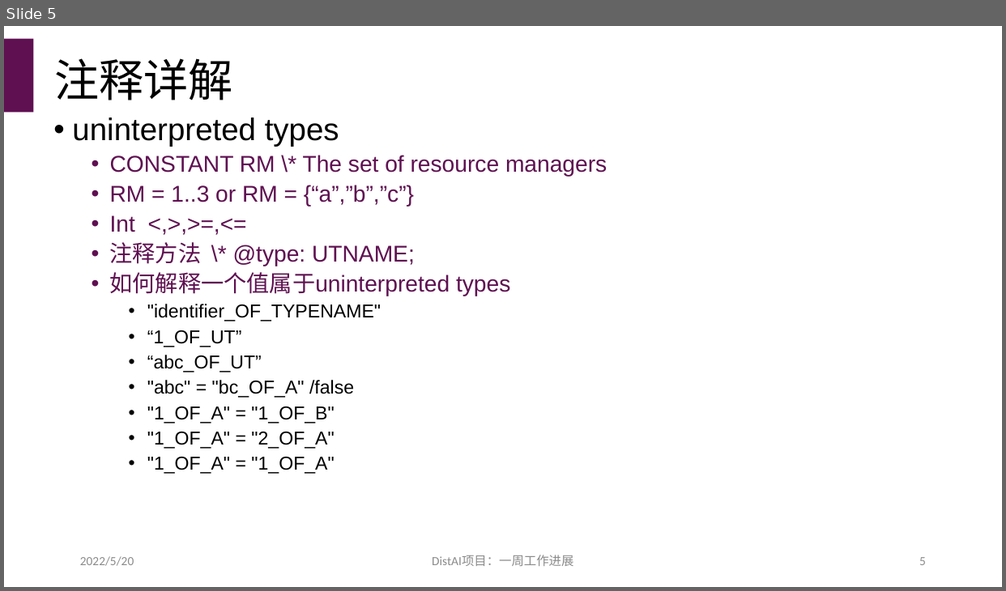
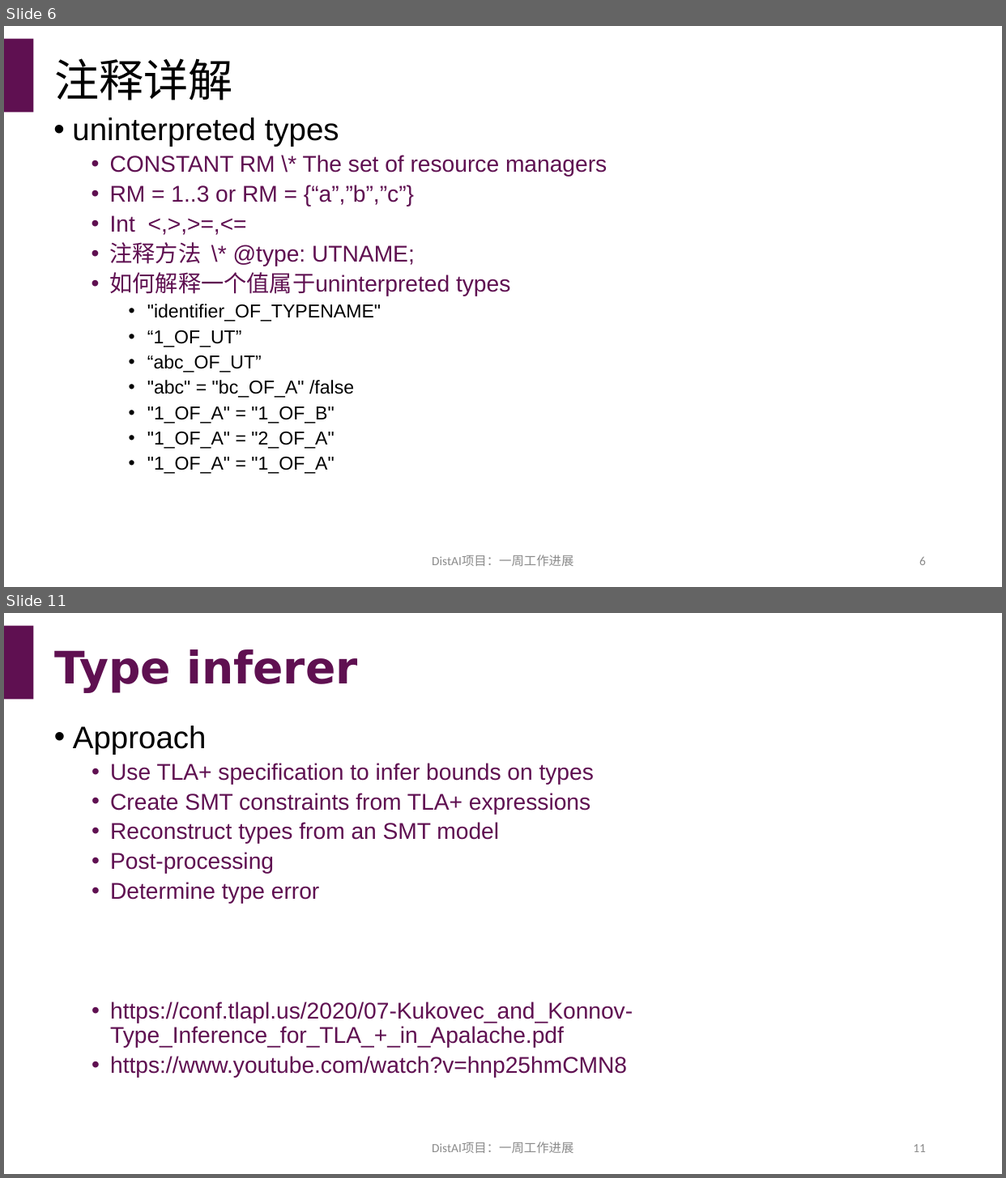
Before and after one commit to hengxin/dist-ai, a slide deck: reports/8-20220520-一周工作进展.pptx. Shown one above the other, each under a label of ours: slide 5 before the commit, slides 6 and 11 after it; the slides between them are not shown. The pictures are 1006x591 and 1006x1178 pixels, drawn with LibreOffice and Linux fonts; fonts in the diff are those of the drawing. Boxes give left, top, right and bottom in pixels: in the first picture for what was removed or moved away, otherwise in the second. Text is boxed around its words. In the diff, an @@ line names an element or a change of style, - is before the commit and + after.

```diff
--- a/reports/8-20220520-一周工作进展.pptx
+++ b/reports/8-20220520-一周工作进展.pptx
@@ slide 11 added at (4, 613, 1002, 1174), background #FFFFFF; not listed: 1 template element that a slide beside it also shows @@
@@ title added at (54, 649, 357, 692), 43 pt, text #5F1051, bold @@
+Type inferer
@@ text added at (73, 726, 633, 1078), 22 pt, text #5F1051 @@
+• Approach
+  • Use TLA+ specification to infer bounds on types
+  • Create SMT constraints from TLA+ expressions
+  • Reconstruct types from an SMT model
+  • Post-processing
+  • Determine type error
+  • https://conf.tlapl.us/2020/07-Kukovec_and_Konnov-Type_Inference_for_TLA_+_in_Apalache.pdf
+  • https://www.youtube.com/watch?v=hnp25hmCMN8
@@ text added at (432, 1142, 573, 1153), 12 pt, text #8C8C8C @@
+DistAI项目：一周工作进展
@@ page number added at (913, 1144, 926, 1152), 12 pt, text #8C8C8C @@
+11
@@ what was slide 5 is now slide 6 @@
@@ slide 6 changed as well @@
@@ text removed at (80, 557, 134, 566) @@
-2022/5/20
@@ page number at (919, 557, 926, 565): text changed @@
-5
+6
```
Also in this commit, not shown: 6 other slides changed, 6 other slides added.
